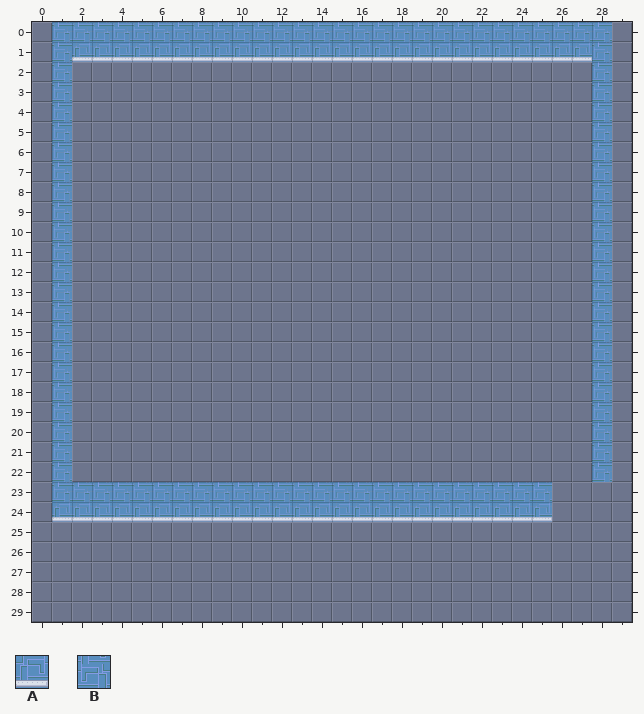
Tiled map, stored at assets/tilemaps/level.tmx. That is the earlier state.
Cells are 32x32 px. Shown: x 0..29, y 0..29.
Key: from "tileset": A 1, B 2.
_ is an empty cell.
Layers that did not change in this view are not listed.
Layer "Solid" before, first column x 6:
 0 BBBBBBBBBBBBBB
 1 AAAAAAAAAAAAAA
 2 ______________
 3 ______________
 4 ______________
 5 ______________
 6 ______________
 7 ______________
 8 ______________
 9 ______________
10 ______________
11 ______________
12 ______________
13 ______________
New version:
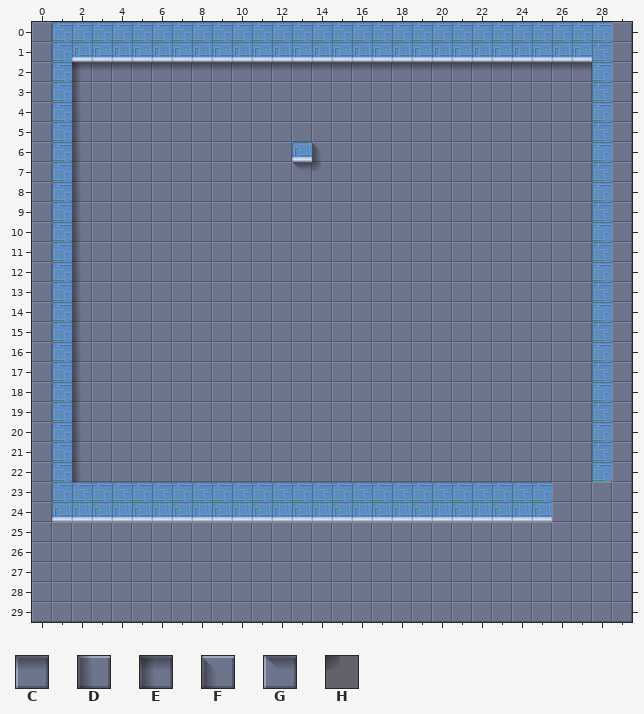
Further tiles: from "tileset": C 5, D 6, E 12, F 13, G 19, H 20.
Tiles of an added or newly shown layer are drawn over the layers below it.
See-through tiles are keyed as they look on the map.
Diff:
Layer "Tile Layer 3" (added):
There is now tile C in row 2 at x 3 to 27.
There is now tile D in rows 3 to 22 at x 2.
There is now tile E in row 2 at x 2.
Layer "Solid":
There is now tile A in row 6 at x 13.
There is now tile F in row 6 at x 14.
There is now tile G in row 7 at x 13.
There is now tile H in row 7 at x 14.
Where, in picture pixels (left, top, right, bottom), the same in both pictures:
added: (72, 62, 592, 482)
